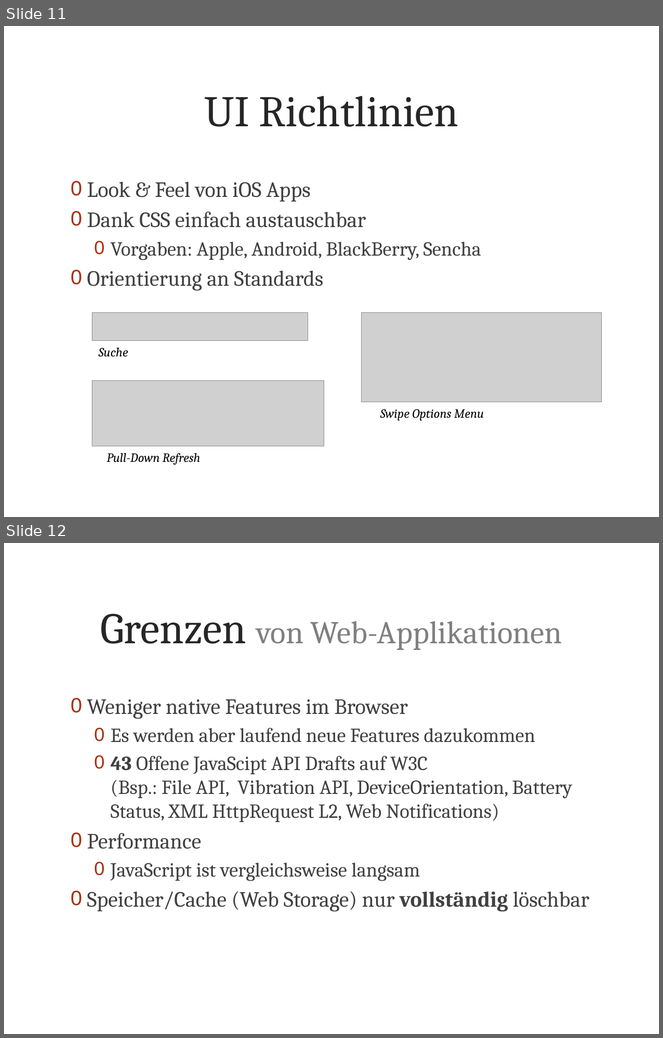
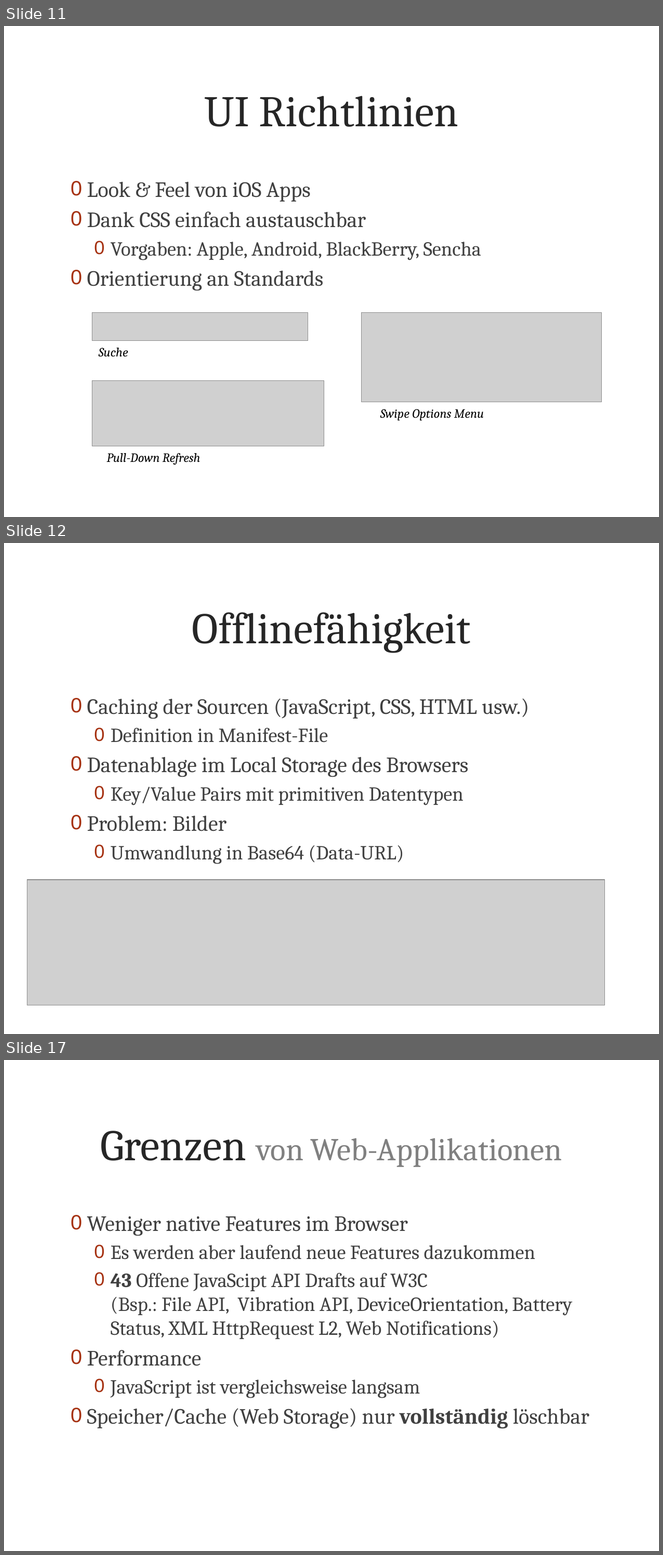
Before and after one commit to metaodi/TrailDevilsXPl-2, a slide deck: _DOCUMENTATION/Presentation/Praesentation-Traildevils-XPl2.pptx. Shown one above the other, each under a label of ours: slides 11 and 12 before the commit, slides 11, 12 and 17 after it; the slides between them are not shown. The pictures are 663x1038 and 663x1555 pixels, drawn with LibreOffice and Linux fonts; fonts in the diff are those of the drawing; grey boxes stand for pictures; background and template pictures are left out. Boxes give left, top, right and bottom in pixels: in the first picture for what was removed or moved away, otherwise in the second. Text is boxed around its words. In the diff, an @@ line names an element or a change of style, - is before the commit and + after.

```diff
--- a/_DOCUMENTATION/Presentation/Praesentation-Traildevils-XPl2.pptx
+++ b/_DOCUMENTATION/Presentation/Praesentation-Traildevils-XPl2.pptx
@@ slide 12 added at (x1=4, y1=543, x2=659, y2=1034), background picture (left out) @@
@@ title added at (x1=192, y1=612, x2=471, y2=653), 48 pt, text #262626 @@
+Offlinefähigkeit
@@ text added at (x1=87, y1=698, x2=529, y2=864), 24 pt, text #404040 @@
+0 Caching der Sourcen (JavaScript, CSS, HTML usw.)
+  0 Definition in Manifest-File
+0 Datenablage im Local Storage des Browsers
+  0 Key/Value Pairs mit primitiven Datentypen
+0 Problem: Bilder
+  0 Umwandlung in Base64 (Data-URL)
@@ picture added at (x1=27, y1=880, x2=605, y2=1005) @@
@@ what was slide 12 is now slide 17 @@
```
Also in this commit, not shown: 4 slides changed, 2 other slides added, 2 other files.
